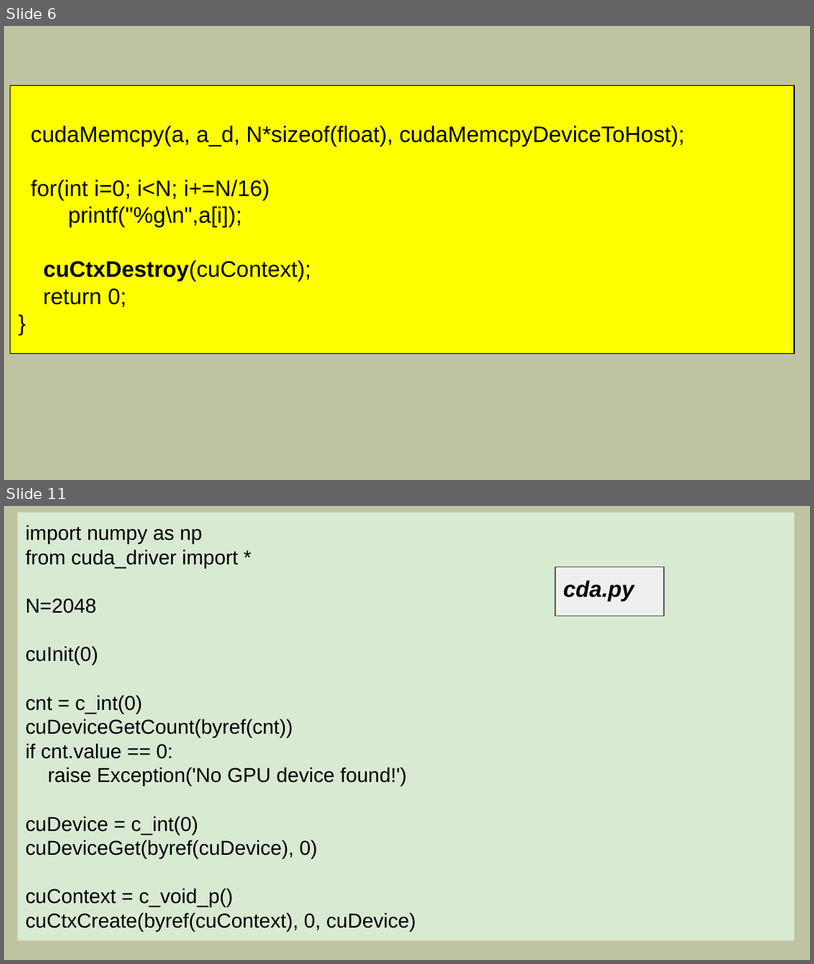
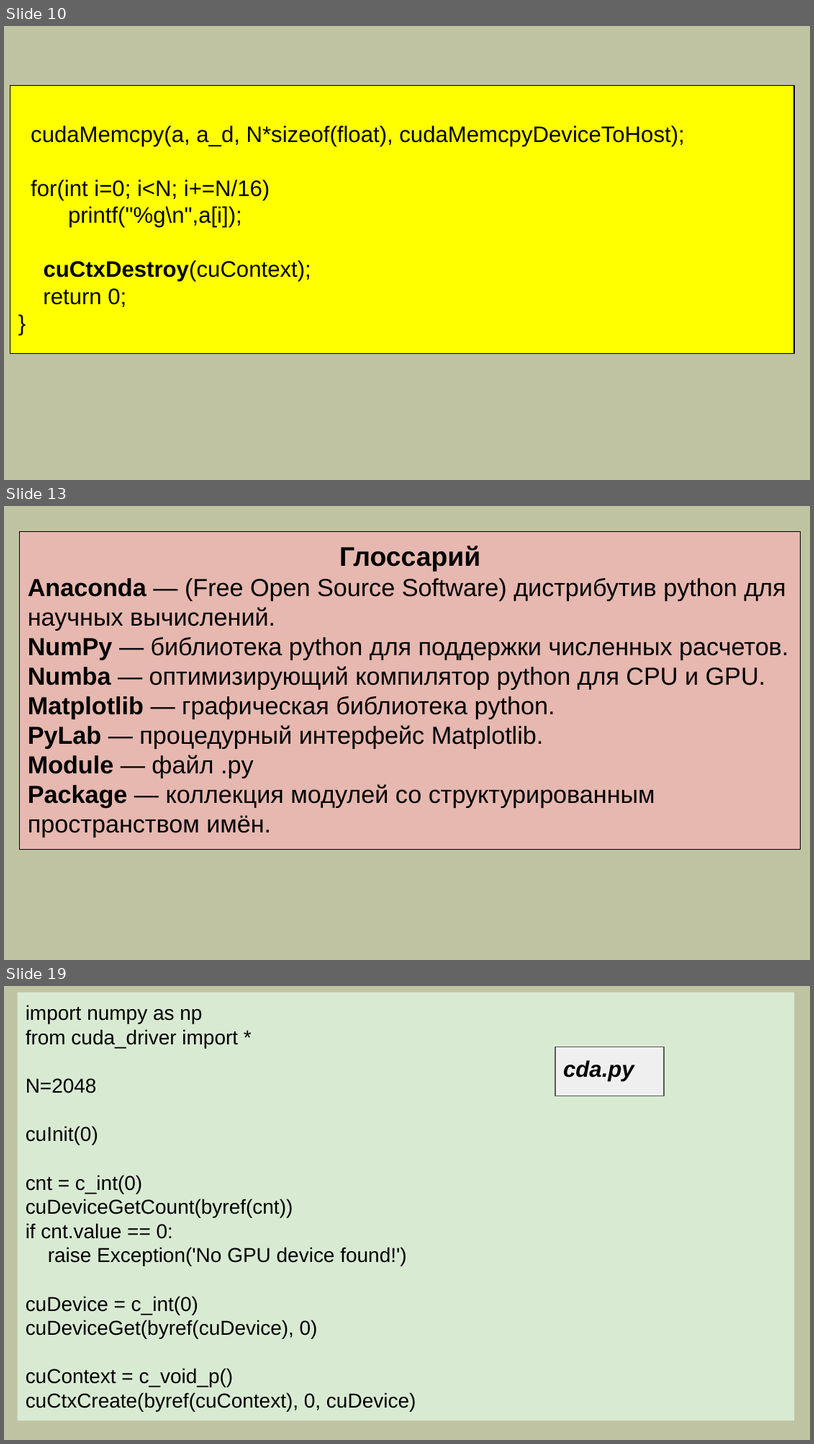
Before and after one commit to mlkv52/sibsutis_cuda_bachelors-2025, a slide deck: Лекции/pptx/Лекция9-ПГП-2025.pptx. Shown one above the other, each under a label of ours: slides 6 and 11 before the commit, slides 10, 13 and 19 after it; the slides between them are not shown. The pictures are 814x964 and 814x1444 pixels, drawn with LibreOffice and Linux fonts; fonts in the diff are those of the drawing. Boxes give left, top, right and bottom in pixels: in the first picture for what was removed or moved away, otherwise in the second. Text is boxed around its words. In the diff, an @@ line names an element or a change of style, - is before the commit and + after.

```diff
--- a/Лекции/pptx/Лекция9-ПГП-2025.pptx
+++ b/Лекции/pptx/Лекция9-ПГП-2025.pptx
@@ slide 13 added at bbox=[4, 506, 810, 960], background #C0C3A1 @@
@@ rectangle added at bbox=[19, 531, 801, 849], fill #E6B8AF, outline #000000 0.75 pt, 22 pt, text #000000 @@
+Глоссарий
+Anaconda — (Free Open Source Software) дистрибутив python для
+научных вычислений.
+NumPy — библиотека python для поддержки численных расчетов.
+Numba — оптимизирующий компилятор python для CPU и GPU.
+Matplotlib — графическая библиотека python.
+PyLab — процедурный интерфейс Matplotlib.
+Module — файл .py
+Package — коллекция модулей со структурированным
+пространством имён.
@@ what was slide 6 is now slide 10 @@
@@ what was slide 11 is now slide 19 @@
```
Also in this commit, not shown: 4 slides changed, 9 other slides added, 2 slides removed.
